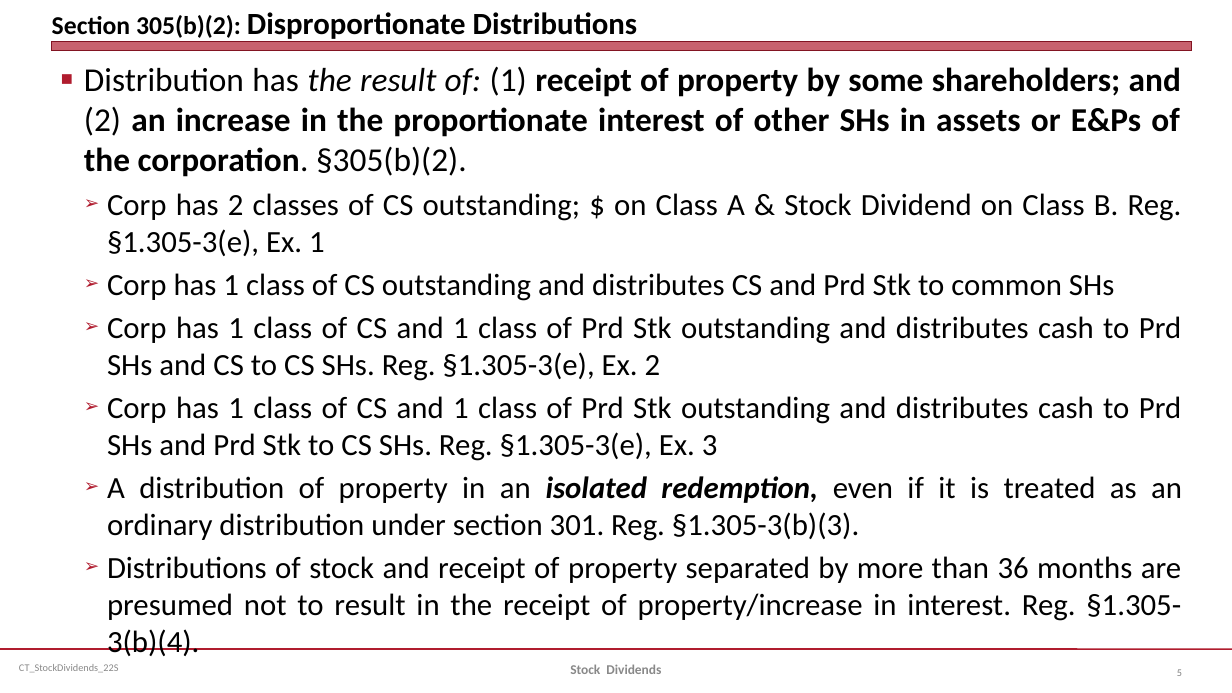
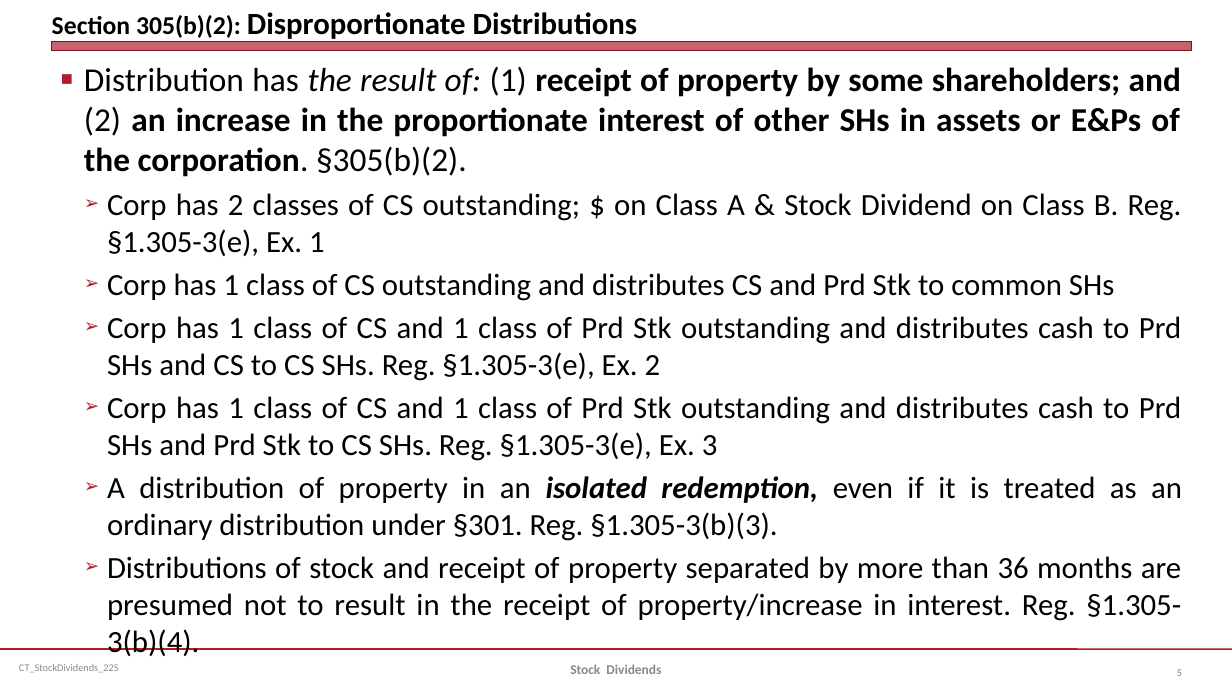
Before and after one commit to jmc877/Corporate-Tax, a slide deck: slide 5 of slides/CT_StockDividends_22S.pptx. Drawn at 1232x693 pixels with LibreOffice and Linux fonts; fonts in the diff are those of the drawing. Boxes give left, top, right and bottom in pixels: in the first picture for what was removed or moved away, otherwise in the second. Text is boxed around its words. In the diff, an @@ line names an element or a change of style, - is before the commit and + after.

```diff
--- a/slides/CT_StockDividends_22S.pptx
+++ b/slides/CT_StockDividends_22S.pptx
@@ text at [107,476,1182,541]: text changed @@
-  ➢ A distribution of property in an isolated redemption, even if it is treated as an ordinary distribution under section 301. Reg. §1.305-3(b)(3).
+  ➢ A distribution of property in an isolated redemption, even if it is treated as an ordinary distribution under §301. Reg. §1.305-3(b)(3).
```
Also in this commit, not shown: 3 other slides changed.
